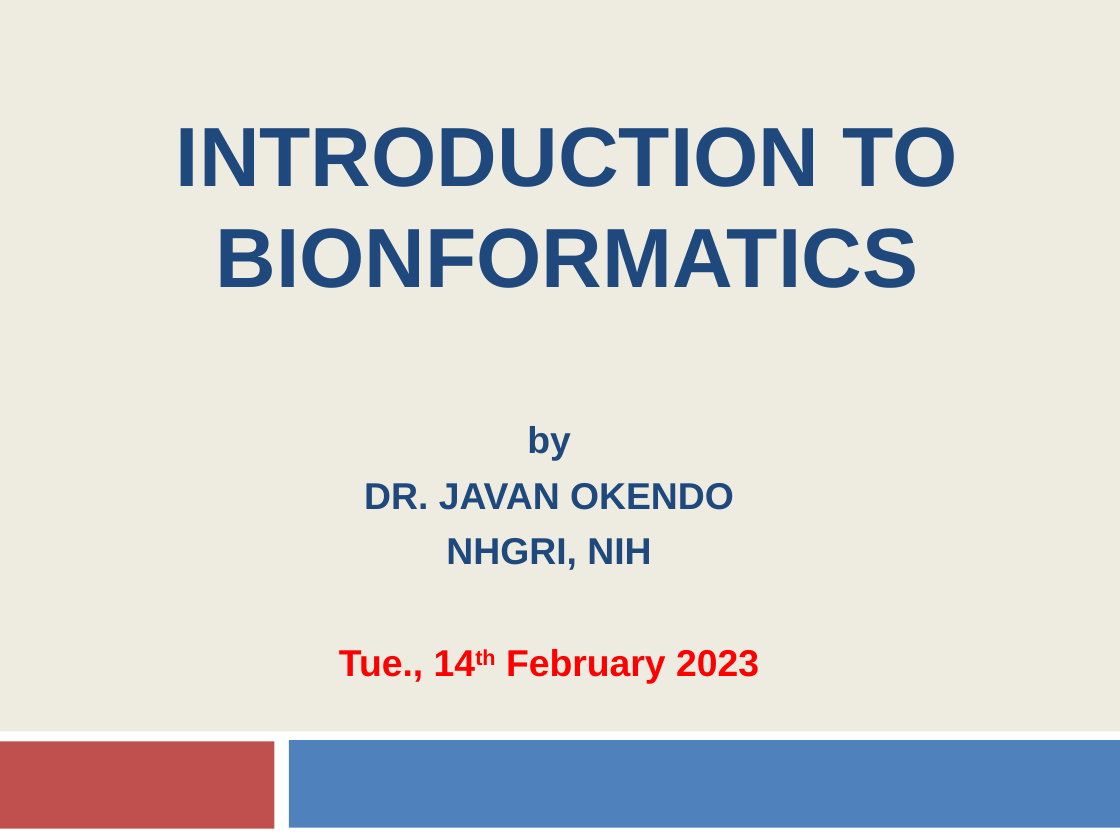
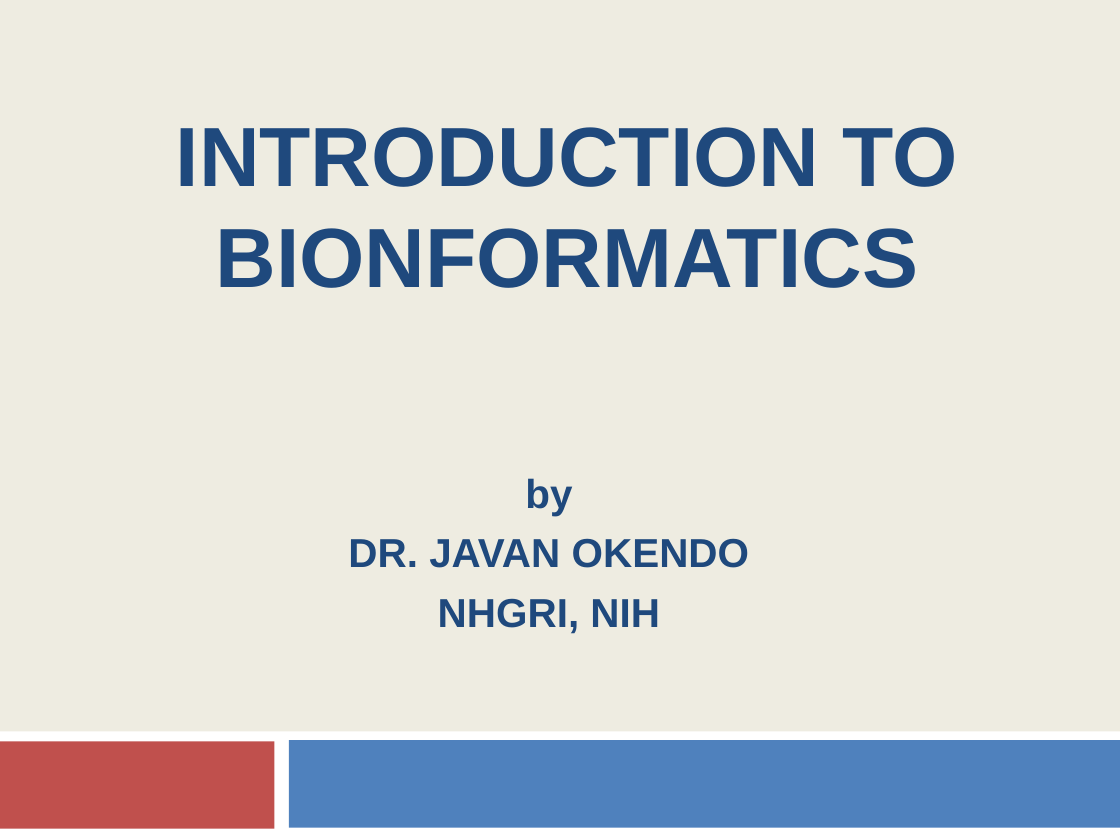
Before and after one commit to Jokendo-collab/aced-bioinfo, a slide deck: slide 1 of 1_Intro_to_genomic_epi/Bioinformatics-101-ACEGID.pptx. Drawn at 1120x840 pixels with LibreOffice and Linux fonts; fonts in the diff are those of the drawing. Boxes give left, top, right and bottom in pixels: in the first picture for what was removed or moved away, otherwise in the second. Text is boxed around its words. In the diff, an @@ line names an element or a change of style, - is before the commit and + after.

Commit message:
updated slides

```diff
--- a/1_Intro_to_genomic_epi/Bioinformatics-101-ACEGID.pptx
+++ b/1_Intro_to_genomic_epi/Bioinformatics-101-ACEGID.pptx
@@ subtitle "by" at [348,478,750,634]: size 24.1 to 26 pt @@
@@ subtitle at [339,649,759,684]: paragraph removed @@
-Tue., 14th February 2023
```
Also in this commit, not shown: 1 other file.
